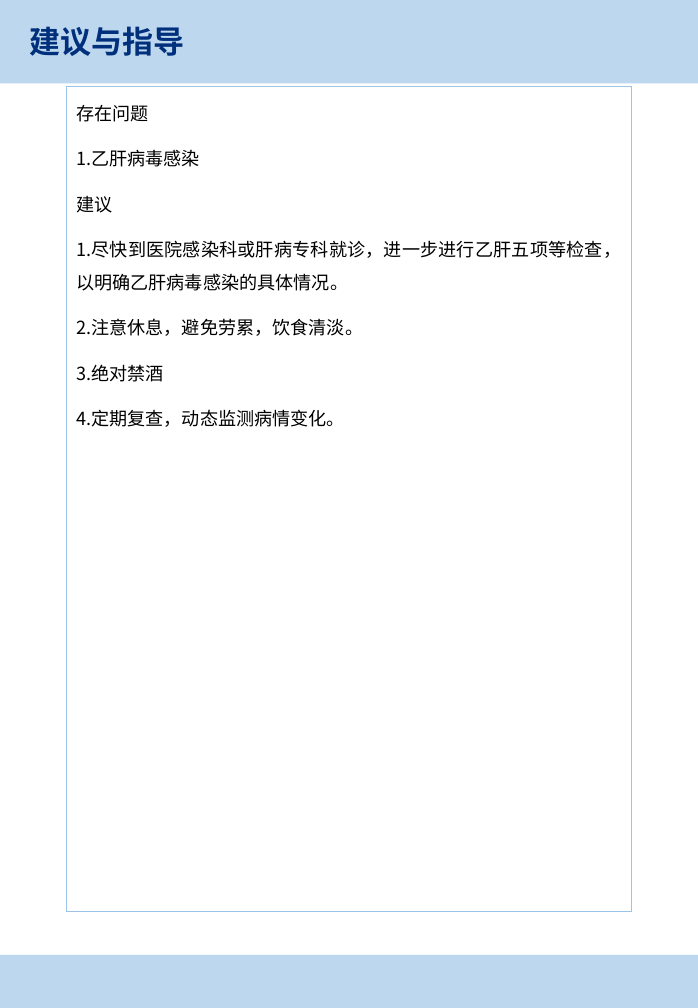
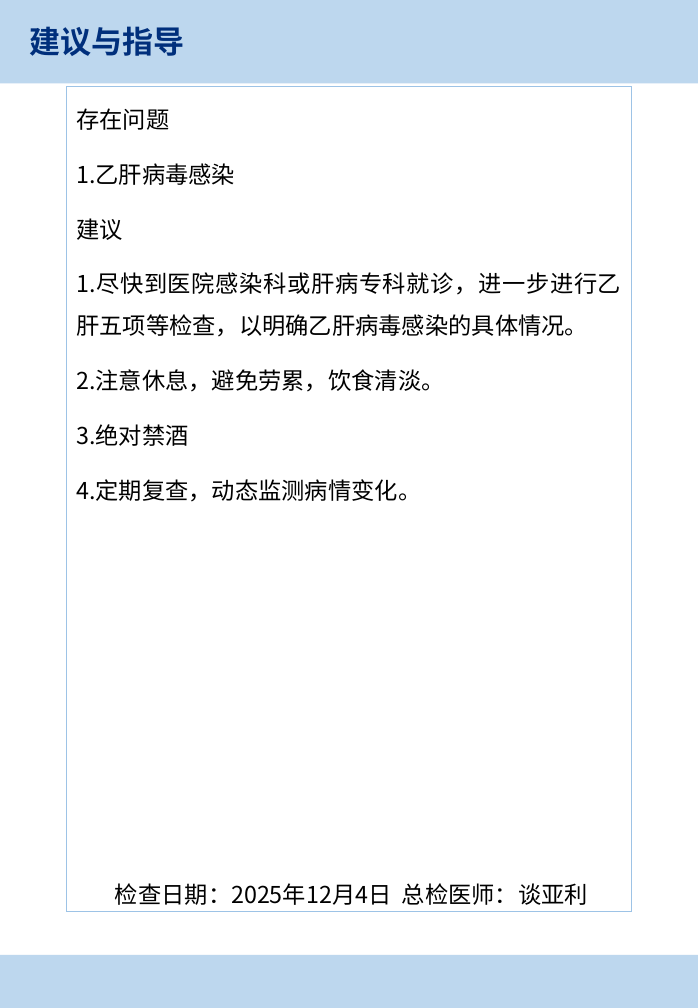
Before and after one commit to CodeDogLSY/ai_health_check_report, a slide deck: slide 10 of result_add_suggest/体检报告_王二闯.pptx. Drawn at 698x1008 pixels with LibreOffice and Linux fonts; fonts in the diff are those of the drawing; background and template pictures are left out. Boxes give left, top, right and bottom in pixels: in the first picture for what was removed or moved away, otherwise in the second. Text is boxed around its words. In the diff, an @@ line names an element or a change of style, - is before the commit and + after.

Commit message:
带建议结果替换

```diff
--- a/result_add_suggest/体检报告_王二闯.pptx
+++ b/result_add_suggest/体检报告_王二闯.pptx
@@ text "存在问题" at (67, 87, 631, 912): size 14 to 18 pt @@
@@ text added at (115, 883, 588, 905), 18 pt, text #000000 @@
+检查日期：2025年12月4日 总检医师：谈亚利
```
